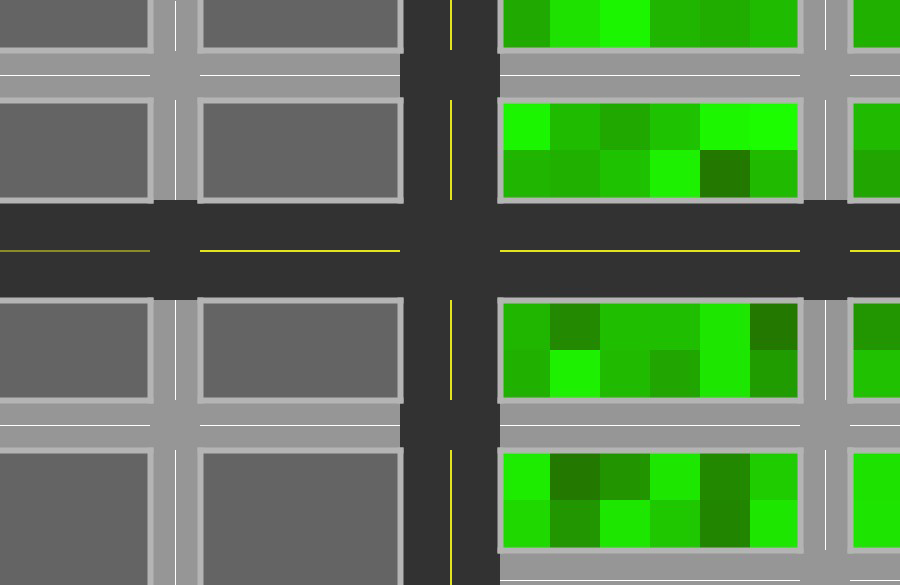
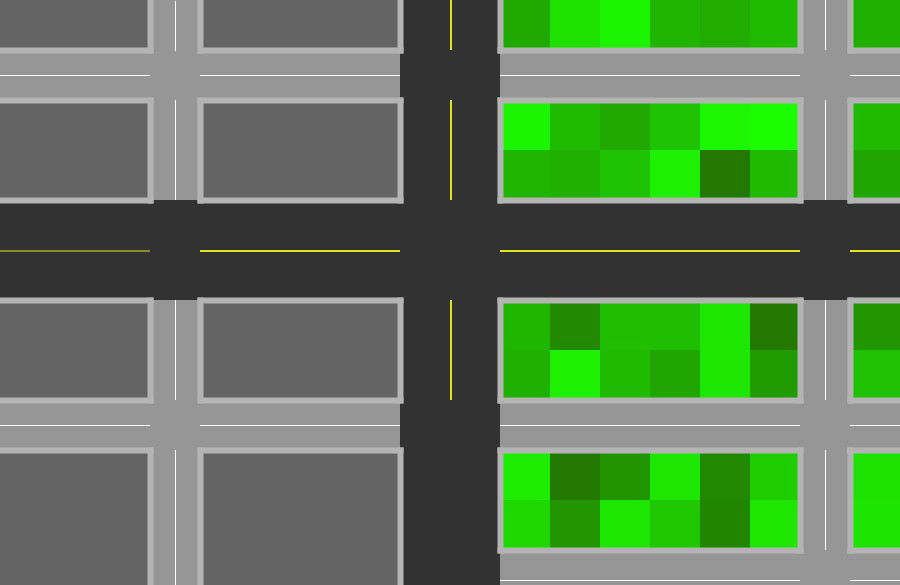
The second 900 x 585 image is a revision of the first. Changes to its layers:
removed layer "Rectangle 26" over [450, 450, 452, 585]
